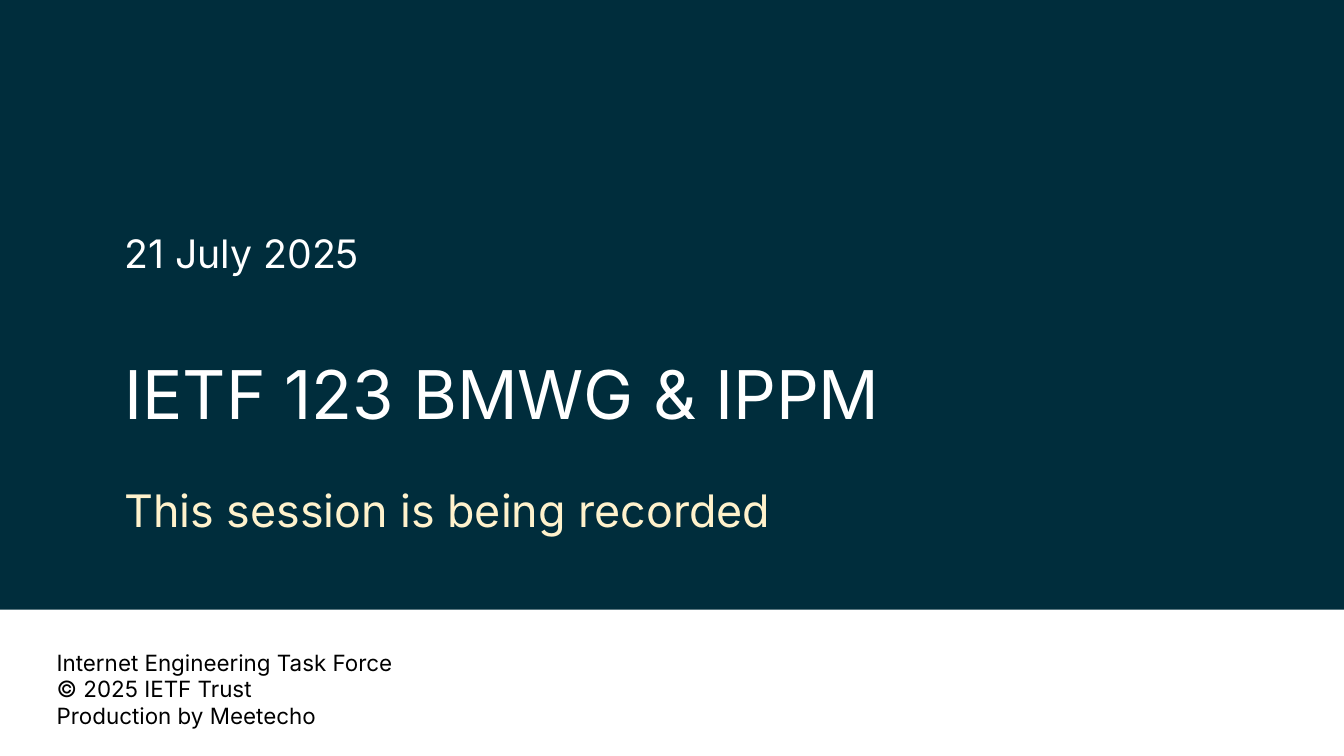
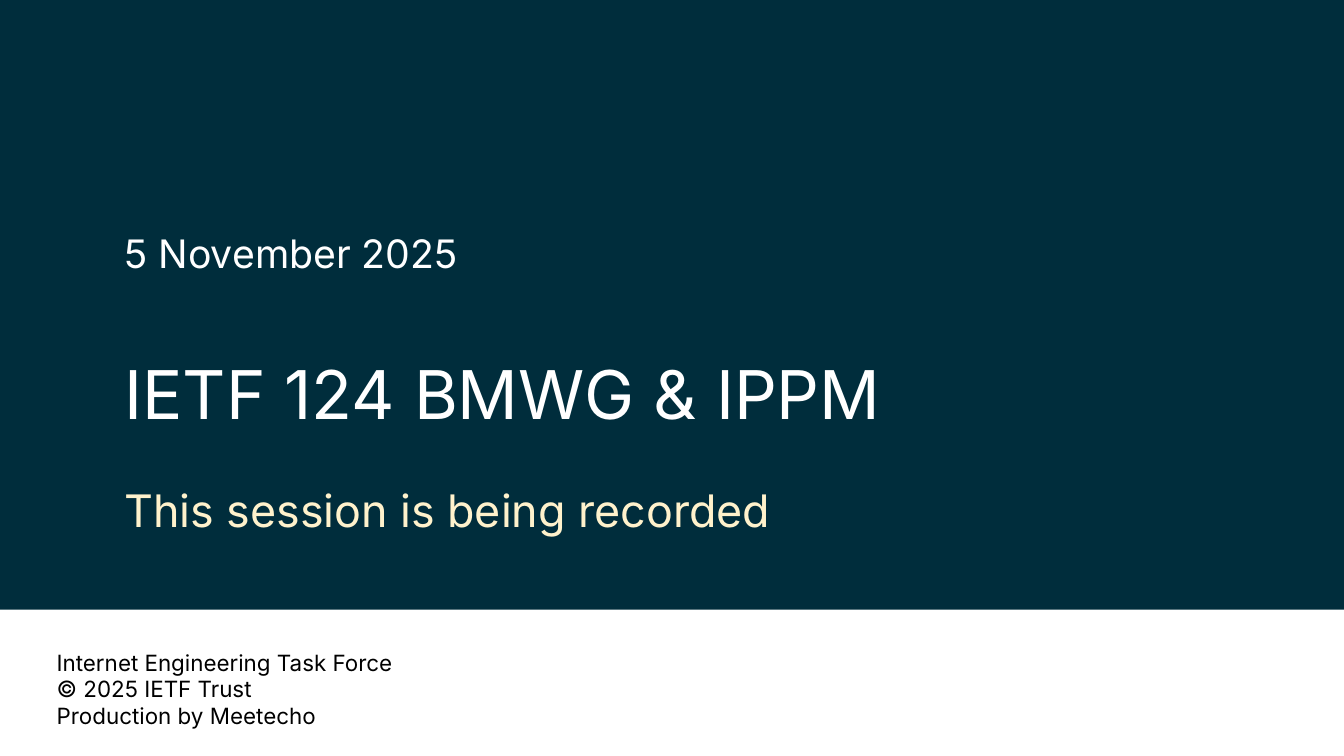
Before and after one commit to ietf-ippm/meeting-materials, a slide deck: slide 1 of ietf124-Montreal/Slides/chair-slides-bmwg-ippm.pptx. Drawn at 1344x756 pixels with LibreOffice and Linux fonts; fonts in the diff are those of the drawing; background and template pictures are left out. Boxes give left, top, right and bottom in pixels: in the first picture for what was removed or moved away, otherwise in the second. Text is boxed around its words. In the diff, an @@ line names an element or a change of style, - is before the commit and + after.

```diff
--- a/ietf124-Montreal/Slides/chair-slides-bmwg-ippm.pptx
+++ b/ietf124-Montreal/Slides/chair-slides-bmwg-ippm.pptx
@@ text at bbox=[124, 239, 458, 269]: text changed @@
-21 July 2025
+5 November 2025
@@ title at bbox=[124, 369, 880, 420]: text changed @@
-IETF 123 BMWG & IPPM
+IETF 124 BMWG & IPPM
```
Also in this commit, not shown: 8 other slides changed, 1 slide added, 2 slides removed, 1 other file.
